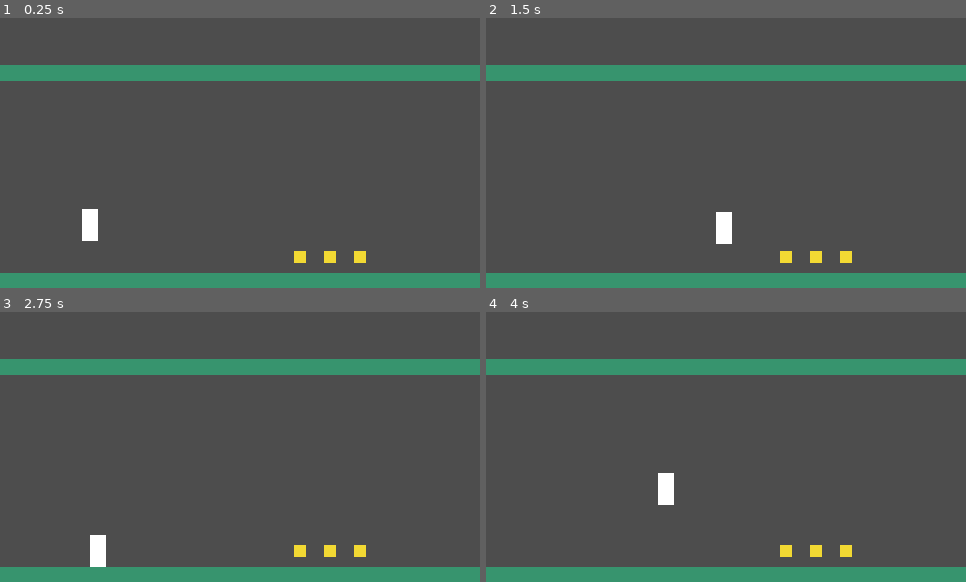
Above: before the commit, frames 1-4 (two rows, left to right).
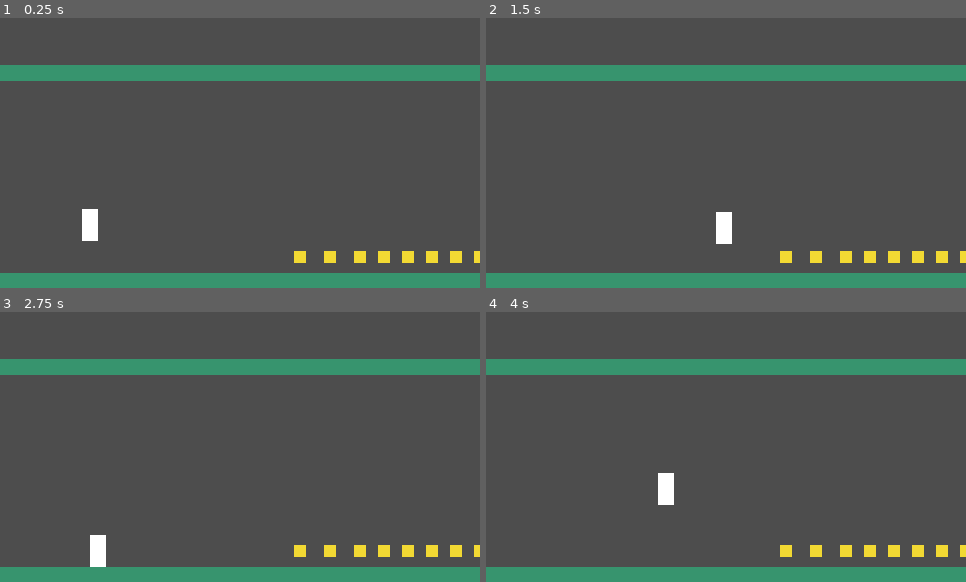
Above: after the commit, the same moments.

Repository: NTUT-NGDC/2D-Platformer-Template
Game: Godot game, scene res://tests/juice/Juice_SoundTest.tscn
The game is run twice, just before and just after one commit, with the same random seed, the same clock (stepped at 60 frames per second) and the same inputs. This scene is started directly instead of the project's main scene.
Inputs (mouse positions are in pixels of both pictures, inside the frame that each line leads up to):
- Up to frame 1 (0.25 s): no input
- Up to frame 2 (1.5 s): tap Enter at 0.5 s; move the mouse to (831, 139) at 0.52 s; hold Right (move_right) 0.53-1.25 s; tap C at 0.6 s; click (831, 139) at 0.67 s; tap Space (jump) at 0.77 s; tap P at 0.8 s; drag from (630, 166) to (783, 258) at 1.27 s
- Up to frame 3 (2.75 s): tap R (restart) at 2 s; move the mouse to (288, 387) at 2.02 s; hold Left (move_left) from 2.03 s (still down); tap N at 2.1 s; tap M at 2.3 s
- Up to frame 4 (4 s): release Left (move_left) at 2.75 s; drag from (702, 501) to (817, 552) at 2.77 s; tap R (restart) at 3.5 s; move the mouse to (870, 487) at 3.52 s; hold Right (move_right) from 3.53 s (still down); tap C at 3.6 s; tap Space (jump) at 3.77 s; tap P at 3.8 s

The runs differ from the first frame. In frame 1, 0.5% of the frame differs, in the area x 78-100%, y 86-91%; in frame 2, 0.5%; in frame 3, 0.5%; in frame 4, 0.5%.

Commit message:
U146b Juice_Sound 音高模式 pitch_mode（隨機／固定／由低到高），由低到高時 notes（五聲／大調／半音／琶音）、steps、at_top、reset_delay；Juice_SoundTest 金幣改由低到高
Co-Authored-By: Claude Opus 5.5 <noreply@anthropic.com>

Diff:
--- a/juice/_scripts/Juice_Sound.gd
+++ b/juice/_scripts/Juice_Sound.gd
@@ -18,10 +18,35 @@
 		update_configuration_warnings()
 ## 音量，1 是原本的大小
 @export_range(0.0, 1.0) var volume: float = 0.8
+## 音高怎麼變：隨機＝每次高一點低一點；固定＝每次都一樣；由低到高＝連續觸發時一聲比一聲高（像連續吃金幣），停一下就從頭開始
+@export_enum("隨機", "固定", "由低到高") var pitch_mode: int = 0:
+	set(value):
+		pitch_mode = value
+		notify_property_list_changed()
 ## 每次播放時音高隨機變化的程度，0 是每次都一樣；有一點變化連續播才不會覺得很機械
 @export_range(0.0, 0.5) var pitch_random: float = 0.1
+## 由低到高要照哪一種音階爬：五聲音階最和諧、怎麼疊都好聽；大調音階是 Do Re Mi；半音是一小格一小格爬；琶音是 Do Mi Sol 跳著爬
+@export_enum("五聲音階", "大調音階", "半音", "琶音") var notes: int = 0
+## 爬幾聲到最高（第一聲是原本的音高）
+@export_range(2, 12) var steps: int = 8
+## 爬到最高之後：停在最高一直播最高音，或從最低的再爬一次
+@export_enum("停在最高", "從頭再來") var at_top: int = 0
+## 多久沒觸發就回到最低的音（秒）
+@export_range(0.1, 2.0) var reset_delay: float = 0.6
 
 const _SOUND_CUSTOM := 8
+const _PITCH_RANDOM := 0
+const _PITCH_RISING := 2
+const _AT_TOP_STAY := 0
+# 每種音階一個八度裡的音（跟第一聲差幾個半音），超過一個八度就整組往上疊 12
+const _NOTE_TABLES := [
+	[0, 2, 4, 7, 9],
+	[0, 2, 4, 5, 7, 9, 11],
+	[0, 1, 2, 3, 4, 5, 6, 7, 8, 9, 10, 11],
+	[0, 4, 7],
+]
+# 最高只爬到比原本高兩個八度，再高聲音會變得很尖
+const _MAX_SEMITONES := 24
 const _SOUNDS := [
 	preload("res://sfx/jump.wav"),
 	preload("res://sfx/land.wav"),
@@ -36,6 +61,8 @@
 const _MAX_OVERLAP := 4
 
 var _audio: AudioStreamPlayer = null
+var _step: int = 0          # 由低到高：下一聲是第幾聲（從 0 開始）
+var _last_play_sec: float = -100.0
 
 # 建立播放器、決定要播哪個音效；選「自訂」卻沒放音檔就警告並改播跳躍聲
 func _on_setup() -> void:
@@ -48,14 +75,37 @@
 		printerr("⚠ [%s] sound 選了「自訂」，但 custom_sound 是空的，請把音檔拖進來；先改播跳躍聲" % name)
 	_audio.stream = _get_stream()
 
-# 播放一次，音量照設定、音高隨機變化一點
+# 播放一次，音量照設定、音高照 pitch_mode 決定
 func _on_play() -> void:
 	_audio.volume_db = linear_to_db(maxf(volume * minf(_trigger_power, 1.5), 0.0001))
-	_audio.pitch_scale = 1.0 + randf_range(-pitch_random, pitch_random)
+	_audio.pitch_scale = _next_pitch()
 	_audio.play()
 
-# 停掉還在播的聲音
+# 算出這一聲的音高倍率：隨機在 1 附近亂跳；固定是 1；由低到高照音階一聲一聲往上（用真實時間判斷多久沒觸發）
+func _next_pitch() -> float:
+	match pitch_mode:
+		_PITCH_RANDOM:
+			return 1.0 + randf_range(-pitch_random, pitch_random)
+		_PITCH_RISING:
+			var now := Time.get_ticks_msec() / 1000.0
+			if now - _last_play_sec > reset_delay:
+				_step = 0
+			_last_play_sec = now
+			var semitones := _semitones_at(_step)
+			_step += 1
+			if _step >= steps or _semitones_at(_step) > _MAX_SEMITONES:
+				_step = _step - 1 if at_top == _AT_TOP_STAY else 0
+			return pow(2.0, semitones / 12.0)
+	return 1.0
+
+# 回傳音階上第 index 聲比第一聲高幾個半音
+func _semitones_at(index: int) -> int:
+	var table: Array = _NOTE_TABLES[notes]
+	return table[index % table.size()] + 12 * floori(float(index) / table.size())
+
+# 停掉還在播的聲音，由低到高回到最低的音
 func _on_reset() -> void:
+	_step = 0
 	if _audio:
 		_audio.stop()
 
@@ -65,10 +115,15 @@
 		return custom_sound if custom_sound else _SOUNDS[0]
 	return _SOUNDS[sound]
 
-# 只有選「自訂」時才顯示 custom_sound
+# 只顯示用得到的欄位：選「自訂」才有 custom_sound；隨機才有 pitch_random；由低到高才有音階那幾個
 func _validate_property(property: Dictionary) -> void:
 	super(property)
-	if property.name == "custom_sound" and sound != _SOUND_CUSTOM:
+	var should_hide := false
+	match property.name:
+		"custom_sound": should_hide = sound != _SOUND_CUSTOM
+		"pitch_random": should_hide = pitch_mode != _PITCH_RANDOM
+		"notes", "steps", "at_top", "reset_delay": should_hide = pitch_mode != _PITCH_RISING
+	if should_hide:
 		property.usage &= ~PROPERTY_USAGE_EDITOR
 
 # 編輯器裡就看得到設定錯誤：選了「自訂」卻沒放音檔
--- a/tests/juice/Juice_SoundTest.tscn
+++ b/tests/juice/Juice_SoundTest.tscn
@@ -50,6 +50,24 @@
 [node name="Pickup2" parent="Room" instance=ExtResource("12")]
 position = Vector2(360, 240)
 
+[node name="Pickup3" parent="Room" instance=ExtResource("12")]
+position = Vector2(384, 240)
+
+[node name="Pickup4" parent="Room" instance=ExtResource("12")]
+position = Vector2(408, 240)
+
+[node name="Pickup5" parent="Room" instance=ExtResource("12")]
+position = Vector2(432, 240)
+
+[node name="Pickup6" parent="Room" instance=ExtResource("12")]
+position = Vector2(456, 240)
+
+[node name="Pickup7" parent="Room" instance=ExtResource("12")]
+position = Vector2(480, 240)
+
+[node name="Pickup8" parent="Room" instance=ExtResource("12")]
+position = Vector2(504, 240)
+
 [node name="Player" parent="." instance=ExtResource("2")]
 position = Vector2(-150, 95)
 
@@ -81,6 +99,7 @@
 [node name="Juice_Sound_Coin" parent="Player/Juice" instance=ExtResource("5")]
 timing = 10
 sound = 5
+pitch_mode = 2
 
 [node name="Juice_Sound_Custom" parent="Player/Juice" instance=ExtResource("5")]
 timing = 4
--- a/tests/juice/_scripts/Juice_SoundTest.gd
+++ b/tests/juice/_scripts/Juice_SoundTest.gd
@@ -1,23 +1,28 @@
 extends Node2D
 
 # 手動驗證用：音效。Juice_Sound 用預設值（跳躍時播跳躍聲），其他：落地聲、受傷聲（同時頓幀 0.3 秒）、
-# 撿金幣聲、撞牆時播「自訂」音檔（這裡拿爆炸聲假裝是學員的檔案）、
+# 撿金幣聲（音高由低到高，地上一排 9 個金幣）、撞牆時播「自訂」音檔（這裡拿爆炸聲假裝是學員的檔案）、
 # Juice_Sound_Broken 死亡時選「自訂」但沒放音檔（故意設錯）。
 
 @onready var _player: CharacterBody2D = $Player
+@onready var _coin: Node = $Player/Juice/Juice_Sound_Coin
+
+const _MODES := ["隨機", "固定", "由低到高"]
+const _NOTES := ["五聲音階", "大調音階", "半音", "琶音"]
 
 # 印出操作說明
 func _ready() -> void:
-	print("[測試] 方向鍵移動、空白跳、H 受傷、K 死亡、0 Juice 總開關")
+	print("[測試] 方向鍵移動、空白跳、H 受傷、K 死亡、C 手動播金幣聲、P 換金幣聲的音高模式、N 換音階、M 換爬到最高之後、0 Juice 總開關")
 	print("[測試] ⓪ 開場：輸出面板有 Juice_Sound_Broken「custom_sound 是空的」警告；編輯器場景樹上它有黃色驚嘆號")
 	print("[測試] ① 跳：跳躍聲，連跳幾次音高每次有一點點不一樣；落地：落地聲（從高處掉下來比較大聲）")
 	print("[測試] ② 按 H：受傷聲，畫面頓 0.3 秒，但聲音照常播完、不會變慢變低")
-	print("[測試] ③ 往右撿金幣：金幣聲；連續撿三個，聲音會疊在一起不會互相切斷")
+	print("[測試] ③ 往右撿金幣：金幣聲一聲比一聲高（五聲音階），聲音會疊在一起不會互相切斷；撿完停一下再按 C，從最低音重來")
+	print("[測試] ③b 連按 C：爬 8 聲到最高後一直播最高音；按 M 換成從頭再來、按 N 換音階聽差別；P 換成隨機／固定比較")
 	print("[測試] ④ 往左撞牆：爆炸聲（自訂音檔）")
 	print("[測試] ⑤ 按 K：播跳躍聲（自訂沒放音檔，改播預設）")
-	print("[測試] ⑥ 編輯器裡點 Juice_Sound：看不到 custom_sound；sound 改成「自訂」就出現")
+	print("[測試] ⑥ 編輯器裡點 Juice_Sound：看不到 custom_sound；sound 改成「自訂」就出現；pitch_mode 選「由低到高」才看得到 notes／steps／at_top／reset_delay，選「隨機」才看得到 pitch_random")
 
-# 除錯按鍵：H 受傷、K 死亡
+# 除錯按鍵：H 受傷、K 死亡、C 播金幣聲、P／N／M 換金幣聲的音高設定
 func _unhandled_input(event: InputEvent) -> void:
 	if not (event is InputEventKey and event.pressed and not event.echo):
 		return
@@ -28,3 +33,14 @@
 		KEY_K:
 			print("[測試] 模擬死亡")
 			_player.kill()
+		KEY_C:
+			_coin.play()
+		KEY_P:
+			_coin.pitch_mode = (_coin.pitch_mode + 1) % _MODES.size()
+			print("[測試] 金幣聲音高模式：%s" % _MODES[_coin.pitch_mode])
+		KEY_N:
+			_coin.notes = (_coin.notes + 1) % _NOTES.size()
+			print("[測試] 音階：%s" % _NOTES[_coin.notes])
+		KEY_M:
+			_coin.at_top = 1 - _coin.at_top
+			print("[測試] 爬到最高之後：%s" % ("停在最高" if _coin.at_top == 0 else "從頭再來"))
